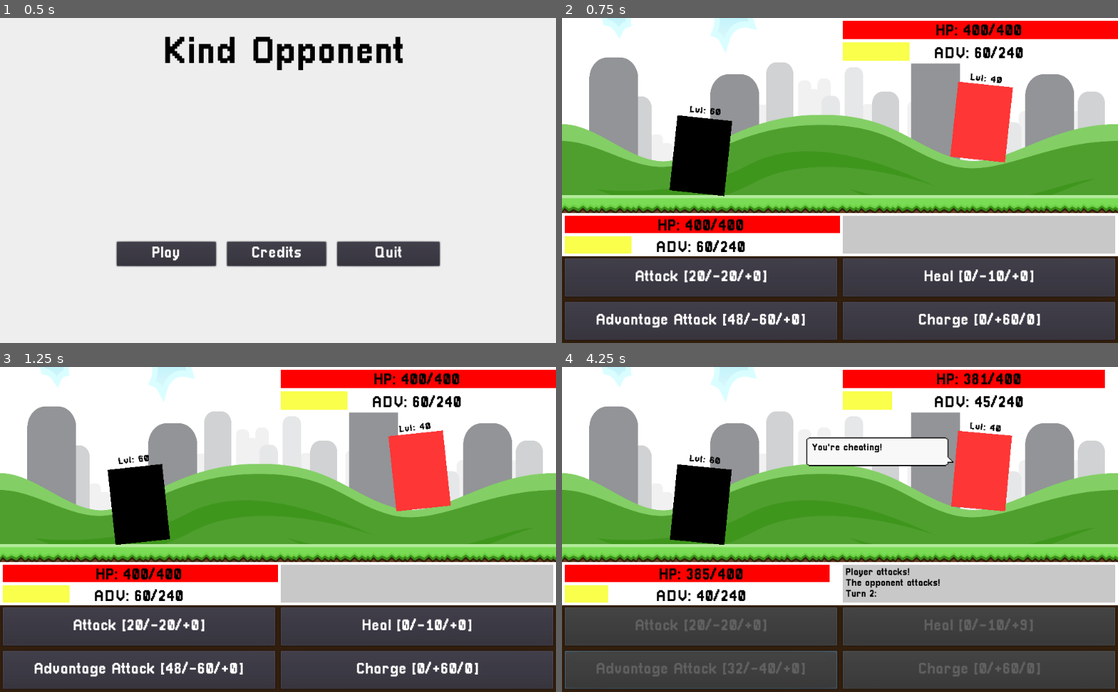
Above: before the commit, frames 1-4 (two rows, left to right).
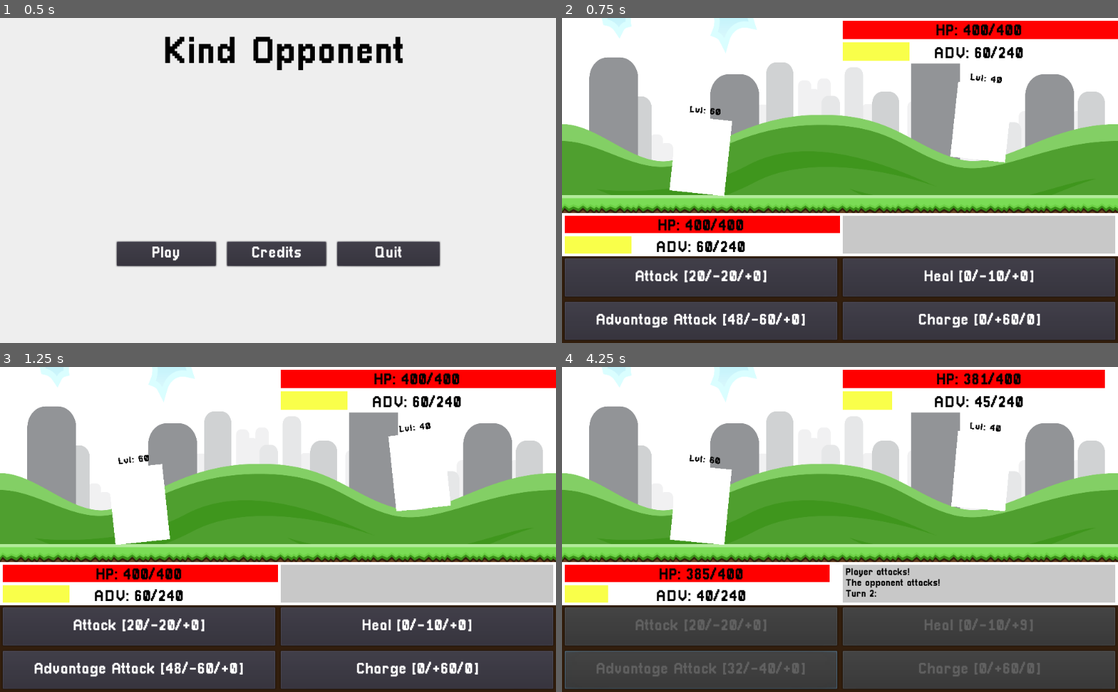
Above: after the commit, the same moments.

Repository: ArtlessAvian/kind-opponent
Game: Godot game, scene res://MainMenu.tscn
Two runs of this game, one before a commit and one after it. Both use one fixed random seed, a clock stepped at 60 frames per second and the inputs below.
Inputs:
- Up to frame 1 (0.5 s): no input
- Up to frame 2 (0.75 s): click "Play" at 0.5 s
- Up to frame 3 (1.25 s): no input
- Up to frame 4 (4.25 s): click "Attack [20/-20/+0]" at 1.25 s; tap Enter (ui_accept) at 2, 2.27, 3.02 s; click "Advantage Attack [32/-40/+0]" at 3.5 s

Frame 1 is identical in both runs. In frame 2, 4.7% of the frame differs, in the area x 19-82%, y 19-55%; in frame 3, 4.6%; in frame 4, 5.9%, in the area x 19-81%, y 19-55%.

Commit message:
added heal and charge animation

Diff:
--- a/EnemyAnimator.gd
+++ b/EnemyAnimator.gd
@@ -1,15 +1,27 @@
 extends ColorRect
 
+# Declare member variables here. Examples:
+# var a = 2
+# var b = "text"
+
+# Called when the node enters the scene tree for the first time.
 signal update_bars
-var attack_anim_player
+var action_anim_player
 var idle_anim_player
 func _ready():
-	attack_anim_player = get_node("AttackAnimPlayer")
+	action_anim_player = get_node("ActionAnimPlayer")
 	idle_anim_player = get_node("IdleAnimPlayer")
 
-func play_attack():
+
+func do_action(i):
 	idle_anim_player.stop(true)
-	attack_anim_player.play("EnemyAttackAnimation")
+	if i == 0 or i == 1:
+		action_anim_player.play("EnemyAttackAnimation")
+	elif i == 2:
+		action_anim_player.play("HealAnimation")
+	else:
+		action_anim_player.play("ChargeAnimation")
+
 
 func signal_bars():
 	print("SIGNAL")
--- a/GameUI.tscn
+++ b/GameUI.tscn
@@ -1,21 +1,22 @@
-[gd_scene load_steps=17 format=2]
+[gd_scene load_steps=18 format=2]
 
 [ext_resource path="res://sprites/full-background.png" type="Texture" id=1]
 [ext_resource path="res://PlayerAnimator.gd" type="Script" id=2]
 [ext_resource path="res://animations/AttackAnimation.tres" type="Animation" id=3]
-[ext_resource path="res://animations/DamageBlink.tres" type="Animation" id=4]
+[ext_resource path="res://animations/ChargeAnimation.tres" type="Animation" id=4]
 [ext_resource path="res://animations/IdleBounce.tres" type="Animation" id=5]
 [ext_resource path="res://PixellariSmall.tres" type="DynamicFont" id=6]
 [ext_resource path="res://EnemyAnimator.gd" type="Script" id=7]
 [ext_resource path="res://animations/EnemyAttackAnimation.tres" type="Animation" id=8]
-[ext_resource path="res://sprites/speech_bubble1.png" type="Texture" id=9]
-[ext_resource path="res://EnemyText.gd" type="Script" id=10]
-[ext_resource path="res://UIHealthBar.tscn" type="PackedScene" id=11]
-[ext_resource path="res://AdvBar.tscn" type="PackedScene" id=12]
-[ext_resource path="res://Pixellari.tres" type="DynamicFont" id=13]
-[ext_resource path="res://gameingame/RichTextLabel.gd" type="Script" id=14]
-[ext_resource path="res://LoopingLabel.gd" type="Script" id=15]
-[ext_resource path="res://animations/LoopingLabel.tres" type="Animation" id=16]
+[ext_resource path="res://animations/HealAnimation.tres" type="Animation" id=9]
+[ext_resource path="res://sprites/speech_bubble1.png" type="Texture" id=10]
+[ext_resource path="res://EnemyText.gd" type="Script" id=11]
+[ext_resource path="res://UIHealthBar.tscn" type="PackedScene" id=12]
+[ext_resource path="res://AdvBar.tscn" type="PackedScene" id=13]
+[ext_resource path="res://Pixellari.tres" type="DynamicFont" id=14]
+[ext_resource path="res://gameingame/RichTextLabel.gd" type="Script" id=15]
+[ext_resource path="res://LoopingLabel.gd" type="Script" id=16]
+[ext_resource path="res://animations/LoopingLabel.tres" type="Animation" id=17]
 
 [node name="GameUI" type="Control"]
 anchor_right = 1.0
@@ -55,15 +56,16 @@
 anchor_left = 0.35
 anchor_right = 0.65
 anchor_bottom = 1.0
-margin_left = -7.62939e-006
-margin_right = -7.62939e-005
+margin_left = 106.142
+margin_right = 106.142
+rect_scale = Vector2( 0.996845, 0.988106 )
 rect_pivot_offset = Vector2( 45, 75 )
-color = Color( 0, 0, 0, 1 )
 script = ExtResource( 2 )
 
-[node name="AttackAnimPlayer" type="AnimationPlayer" parent="BattleCanvas/PlayerRegion/PlayerSprite"]
+[node name="ActionAnimPlayer" type="AnimationPlayer" parent="BattleCanvas/PlayerRegion/PlayerSprite"]
 anims/AttackAnimation = ExtResource( 3 )
-anims/DamageBlink = ExtResource( 4 )
+anims/ChargeAnimation = ExtResource( 4 )
+anims/HealAnimation = ExtResource( 4 )
 
 [node name="IdleAnimPlayer" type="AnimationPlayer" parent="BattleCanvas/PlayerRegion/PlayerSprite"]
 autoplay = "IdleBounce"
@@ -94,13 +96,17 @@
 anchor_left = 0.8
 anchor_right = 1.0
 anchor_bottom = 1.0
+margin_left = -80.183
+margin_right = -80.183
 margin_bottom = 18.0
 rect_pivot_offset = Vector2( 45, 75 )
 color = Color( 0.996078, 0.211765, 0.211765, 1 )
 script = ExtResource( 7 )
 
-[node name="AttackAnimPlayer" type="AnimationPlayer" parent="BattleCanvas/EnemyRegion/EnemySprite"]
+[node name="ActionAnimPlayer" type="AnimationPlayer" parent="BattleCanvas/EnemyRegion/EnemySprite"]
+anims/ChargeAnimation = ExtResource( 4 )
 anims/EnemyAttackAnimation = ExtResource( 8 )
+anims/HealAnimation = ExtResource( 9 )
 
 [node name="IdleAnimPlayer" type="AnimationPlayer" parent="BattleCanvas/EnemyRegion/EnemySprite"]
 autoplay = "IdleBounce"
--- a/PlayerAnimator.gd
+++ b/PlayerAnimator.gd
@@ -6,19 +6,26 @@
 
 # Called when the node enters the scene tree for the first time.
 signal update_bars
-var attack_anim_player
+var action_anim_player
 var idle_anim_player
 func _ready():
-	attack_anim_player = get_node("AttackAnimPlayer")
+	action_anim_player = get_node("ActionAnimPlayer")
 	idle_anim_player = get_node("IdleAnimPlayer")
 
 
-func play_attack():
+func do_action(i):
 	idle_anim_player.stop(true)
-	attack_anim_player.play("AttackAnimation")
+	if i == 0 or i == 1:
+		action_anim_player.play("AttackAnimation")
+	elif i == 2:
+		action_anim_player.play("HealAnimation")
+	else:
+		action_anim_player.play("ChargeAnimation")
+
 
 func signal_bars():
 	print("SIGNAL")
 	self.emit_signal("update_bars")
+
 func restart_idle():
 	idle_anim_player.play("IdleBounce")
--- /dev/null
+++ b/animations/ChargeAnimation.tres
@@ -0,0 +1,58 @@
+[gd_resource type="Animation" format=2]
+
+[resource]
+resource_name = "HealAnimation"
+length = 0.5
+step = 0.05
+tracks/0/type = "value"
+tracks/0/path = NodePath(".:modulate")
+tracks/0/interp = 1
+tracks/0/loop_wrap = true
+tracks/0/imported = false
+tracks/0/enabled = true
+tracks/0/keys = {
+"times": PoolRealArray( 0, 0.25, 0.5 ),
+"transitions": PoolRealArray( 0.420448, 2.14355, 1 ),
+"update": 0,
+"values": [ Color( 1, 1, 1, 1 ), Color( 1, 1, 0, 1 ), Color( 1, 1, 1, 1 ) ]
+}
+tracks/1/type = "method"
+tracks/1/path = NodePath(".")
+tracks/1/interp = 1
+tracks/1/loop_wrap = true
+tracks/1/imported = false
+tracks/1/enabled = true
+tracks/1/keys = {
+"times": PoolRealArray( 0.5 ),
+"transitions": PoolRealArray( 1 ),
+"values": [ {
+"args": [  ],
+"method": "restart_idle"
+} ]
+}
+tracks/2/type = "method"
+tracks/2/path = NodePath(".")
+tracks/2/interp = 1
+tracks/2/loop_wrap = true
+tracks/2/imported = false
+tracks/2/enabled = true
+tracks/2/keys = {
+"times": PoolRealArray( 0.5 ),
+"transitions": PoolRealArray( 1 ),
+"values": [ {
+"args": [  ],
+"method": "signal_bars"
+} ]
+}
+tracks/3/type = "value"
+tracks/3/path = NodePath(".:rect_rotation")
+tracks/3/interp = 1
+tracks/3/loop_wrap = true
+tracks/3/imported = false
+tracks/3/enabled = true
+tracks/3/keys = {
+"times": PoolRealArray( 0 ),
+"transitions": PoolRealArray( 1 ),
+"update": 0,
+"values": [ 0.0 ]
+}
--- /dev/null
+++ b/animations/HealAnimation.tres
@@ -0,0 +1,58 @@
+[gd_resource type="Animation" format=2]
+
+[resource]
+resource_name = "HealAnimation"
+length = 0.5
+step = 0.05
+tracks/0/type = "value"
+tracks/0/path = NodePath(".:modulate")
+tracks/0/interp = 1
+tracks/0/loop_wrap = true
+tracks/0/imported = false
+tracks/0/enabled = true
+tracks/0/keys = {
+"times": PoolRealArray( 0, 0.25, 0.5 ),
+"transitions": PoolRealArray( 0.420448, 2.14355, 1 ),
+"update": 0,
+"values": [ Color( 1, 1, 1, 1 ), Color( 0, 1, 0.0862745, 1 ), Color( 1, 1, 1, 1 ) ]
+}
+tracks/1/type = "method"
+tracks/1/path = NodePath(".")
+tracks/1/interp = 1
+tracks/1/loop_wrap = true
+tracks/1/imported = false
+tracks/1/enabled = true
+tracks/1/keys = {
+"times": PoolRealArray( 0.5 ),
+"transitions": PoolRealArray( 1 ),
+"values": [ {
+"args": [  ],
+"method": "signal_bars"
+} ]
+}
+tracks/2/type = "method"
+tracks/2/path = NodePath(".")
+tracks/2/interp = 1
+tracks/2/loop_wrap = true
+tracks/2/imported = false
+tracks/2/enabled = true
+tracks/2/keys = {
+"times": PoolRealArray( 0.5 ),
+"transitions": PoolRealArray( 1 ),
+"values": [ {
+"args": [  ],
+"method": "restart_idle"
+} ]
+}
+tracks/3/type = "value"
+tracks/3/path = NodePath(".:rect_rotation")
+tracks/3/interp = 1
+tracks/3/loop_wrap = true
+tracks/3/imported = false
+tracks/3/enabled = true
+tracks/3/keys = {
+"times": PoolRealArray( 0 ),
+"transitions": PoolRealArray( 1 ),
+"update": 0,
+"values": [ 0.0 ]
+}
--- a/gameingame/Battle.gd
+++ b/gameingame/Battle.gd
@@ -5,8 +5,8 @@
 signal update_bars
 signal opportunity_turn
 signal update_text
-signal attack_anim
-signal enemy_attack
+signal player_action
+signal enemy_action
 
 var yielding_for_queue = []
 var turn = 0 # why not its free
@@ -90,8 +90,7 @@
 	yield()
 
 	self._text_box("Player " + ["attacks", "attacks (but differently)", "heals", "charges"][player_action] + "!")
-	if player_action == 0 or player_action == 1:
-		self.emit_signal("attack_anim")
+	self.emit_signal("player_action",player_action)
 	$Player.do_move(player_action, opportunity_attack == player_action)
 	yield()
 
@@ -107,15 +106,14 @@
 		self._text_box("The opponent " + ["attacks", "attacks (but differently)", "heals", "charges"][opponent_move] + "!")
 		yield()
 		$Opponent.do_move(opponent_move, false)
-		if opponent_move == 0 or opponent_move == 1:
-			self.emit_signal("enemy_attack")
+		self.emit_signal("enemy_action",opponent_move)
 
 		yield()
 		self.emit_signal("update_bars")
 		if ($Player.is_dead()):
 			self._text_box("You are ded (jk you win)")
 			self._text_box(str("Believability: ", 120/$Opponent._health, "%"))
-	if true:
+	if randi()%3 == 0:
 		self.emit_signal("update_text")
 	self._get_opportunity_attack()
 
--- a/gameingame/BattleWView.tscn
+++ b/gameingame/BattleWView.tscn
@@ -1,13 +1,25 @@
-[gd_scene load_steps=4 format=2]
+[gd_scene load_steps=5 format=2]
 
 [ext_resource path="res://GameUI.tscn" type="PackedScene" id=1]
-[ext_resource path="res://gameingame/viewintegration/Button.gd" type="Script" id=2]
+[ext_resource path="res://animations/HealAnimation.tres" type="Animation" id=2]
 [ext_resource path="res://gameingame/Battle.tscn" type="PackedScene" id=3]
+[ext_resource path="res://gameingame/viewintegration/Button.gd" type="Script" id=4]
 
-[node name="GameUI" instance=ExtResource( 1 )]
+[node name="GameUI" index="0" instance=ExtResource( 1 )]
 
 [node name="PlayerSprite" parent="BattleCanvas/PlayerRegion" index="0"]
-margin_right = 1.52588e-005
+margin_left = -7.62939e-006
+margin_right = -7.62939e-005
+
+[node name="ActionAnimPlayer" parent="BattleCanvas/PlayerRegion/PlayerSprite" index="0"]
+anims/HealAnimation = ExtResource( 2 )
+
+[node name="EnemySprite" parent="BattleCanvas/EnemyRegion" index="0"]
+margin_left = 0.0
+margin_right = 0.0
+color = Color( 1, 1, 1, 1 )
+
+[node name="Battle" parent="." index="3" instance=ExtResource( 3 )]
 
 [node name="EnemyHPBar" parent="UICanvas/EnemyUI/EnemyBars/EnemyHPregion" index="0"]
 target_path = NodePath("../../../../../Battle")
@@ -50,26 +62,24 @@
 focus_neighbour_left = NodePath("../../Action2Region/Attack2Button")
 focus_neighbour_top = NodePath("../../Action3Region/Attack3Button")
 custom_colors/font_color = Color( 1, 1, 1, 1 )
-script = ExtResource( 2 )
+script = ExtResource( 4 )
 move_id = 3
 
-[node name="Battle" parent="." index="3" instance=ExtResource( 3 )]
-
+[connection signal="enemy_action" from="Battle" to="BattleCanvas/EnemyRegion/EnemySprite" method="do_action"]
+[connection signal="player_action" from="Battle" to="BattleCanvas/PlayerRegion/PlayerSprite" method="do_action"]
+[connection signal="update_bars" from="Battle" to="UICanvas/EnemyUI/EnemyBars/EnemyHPregion/EnemyHPBar" method="_on_Battle_update_bars"]
+[connection signal="update_bars" from="Battle" to="UICanvas/EnemyUI/EnemyBars/EnemyAdvRegion/EnemyAdvBar" method="update_children"]
+[connection signal="update_bars" from="Battle" to="UICanvas/PlayerUI/PlayerBars/PlayerAdvRegion/EnemyAdvBar" method="_on_Battle_update_bars"]
+[connection signal="update_bars" from="Battle" to="UICanvas/PlayerUI/PlayerBars/PlayerHPRegion/PlayerHealthBar" method="update_children"]
+[connection signal="update_text" from="Battle" to="BattleCanvas/EnemyRegion/SpeechBubble/EnemyText" method="set_rand_line"]
+[connection signal="user_feedback" from="Battle" to="Panel/Control/RichTextLabel" method="_on_Battle_user_feedback"]
 [connection signal="button_down" from="UICanvas/PlayerUI/PlayerActions/Action1Region/Attack1Button" to="Battle" method="_on_button_down" binds= [ 0 ]]
 [connection signal="button_down" from="UICanvas/PlayerUI/PlayerActions/Action2Region/Attack2Button" to="Battle" method="_on_button_down" binds= [ 1 ]]
 [connection signal="button_down" from="UICanvas/PlayerUI/PlayerActions/Action3Region/Attack3Button" to="Battle" method="_on_button_down" binds= [ 2 ]]
 [connection signal="button_down" from="UICanvas/PlayerUI/PlayerActions/Action4Region/Attack4Button" to="Battle" method="_on_button_down" binds= [ 3 ]]
-[connection signal="attack_anim" from="Battle" to="BattleCanvas/PlayerRegion/PlayerSprite" method="play_attack"]
-[connection signal="enemy_attack" from="Battle" to="BattleCanvas/EnemyRegion/EnemySprite" method="play_attack"]
-[connection signal="update_bars" from="Battle" to="UICanvas/EnemyUI/EnemyBars/EnemyAdvRegion/EnemyAdvBar" method="update_children"]
-[connection signal="update_bars" from="Battle" to="UICanvas/EnemyUI/EnemyBars/EnemyHPregion/EnemyHPBar" method="_on_Battle_update_bars"]
-[connection signal="update_bars" from="Battle" to="UICanvas/PlayerUI/PlayerBars/PlayerAdvRegion/EnemyAdvBar" method="_on_Battle_update_bars"]
-[connection signal="update_bars" from="Battle" to="UICanvas/PlayerUI/PlayerBars/PlayerHPRegion/PlayerHealthBar" method="update_children"]
-[connection signal="update_text" from="Battle" to="BattleCanvas/EnemyRegion/SpeechBubble/EnemyText" method="set_rand_line"]
-[connection signal="user_feedback" from="Battle" to="Panel/Control/RichTextLabel" method="_on_Battle_user_feedback"]
+
+[editable path="Battle"]
 
 [editable path="UICanvas/EnemyUI/EnemyBars/EnemyAdvRegion/EnemyAdvBar"]
 
 [editable path="UICanvas/PlayerUI/PlayerBars/PlayerHPRegion/PlayerHealthBar"]
-
-[editable path="Battle"]
Not shown: 14 places in GameUI.tscn that only renumber resources
Not shown: 2 places in gameingame/BattleWView.tscn that only renumber resources
